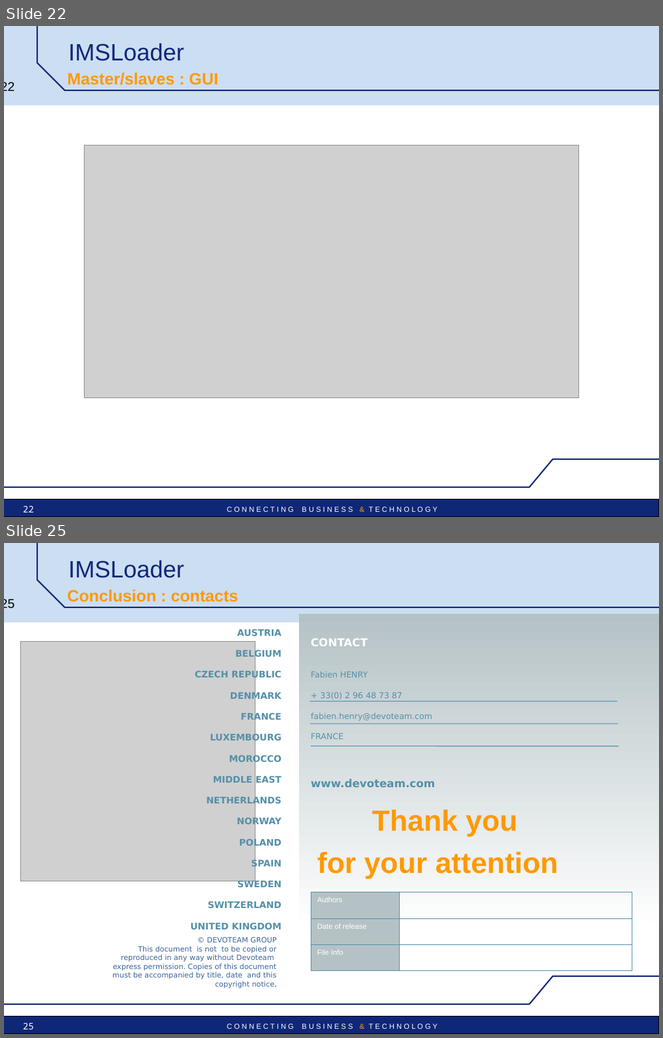
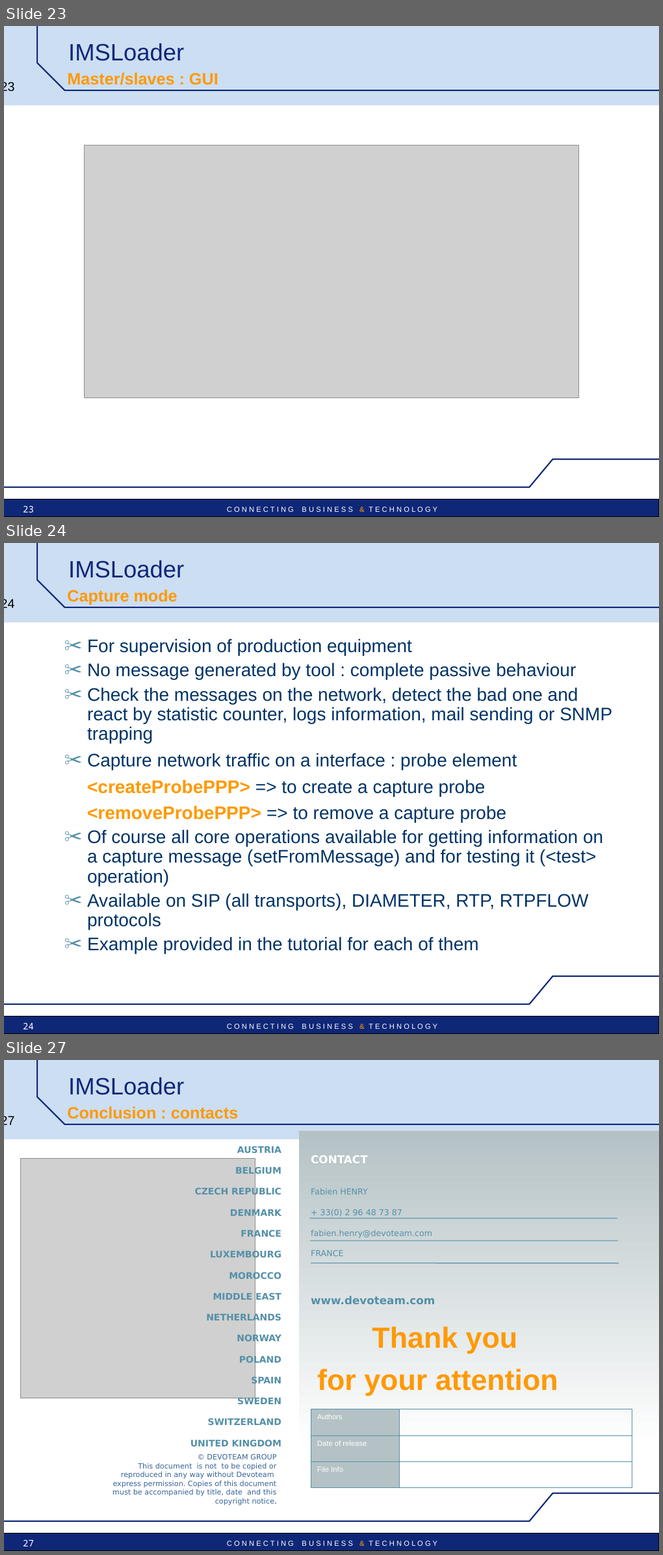
Before and after one commit to satishghiwari/mts-project, a slide deck: doc/IMSLoader-Pres-technical.ppt. Shown one above the other, each under a label of ours: slides 22 and 25 before the commit, slides 23, 24 and 27 after it; the slides between them are not shown. The pictures are 663x1038 and 663x1555 pixels, drawn with LibreOffice and Linux fonts; fonts in the diff are those of the drawing; grey boxes stand for pictures; background and template pictures are left out. Boxes give left, top, right and bottom in pixels: in the first picture for what was removed or moved away, otherwise in the second. Text is boxed around its words. In the diff, an @@ line names an element or a change of style, - is before the commit and + after.

```diff
--- a/doc/IMSLoader-Pres-technical.ppt
+++ b/doc/IMSLoader-Pres-technical.ppt
@@ slide 24 added at (4,543,659,1034), background #FFFFFF; not listed: 6 template elements that a slide beside it also shows @@
@@ title added at (68,560,184,578), 26 pt, text #0F2777 @@
+IMSLoader
@@ text added at (67,589,178,605), 18 pt, text #FF9900, bold @@
+Capture mode
@@ text added at (87,639,612,954), 20 pt, text #003366 @@
+✂ For supervision of production equipment
+✂ No message generated by tool : complete passive behaviour
+✂ Check the messages on the network, detect the bad one and react by statistic counter, logs information, mail sending or SNMP trapping
+✂ Capture network traffic on a interface : probe element
+<createProbePPP> => to create a capture probe
+<removeProbePPP> => to remove a capture probe
+✂ Of course all core operations available for getting information on a capture message (setFromMessage) and for testing it (<test> operation)
+✂ Available on SIP (all transports), DIAMETER, RTP, RTPFLOW protocols
+✂ Example provided in the tutorial for each of them
@@ page number added at (23,1023,34,1030), 10 pt, text #FFFFFF @@
+24
@@ what was slide 22 is now slide 23 @@
@@ page number at (4,82,15,92): text changed @@
-22
+23
@@ page number at (23,506,34,513): text changed @@
-22
+23
@@ what was slide 25 is now slide 27 @@
@@ page number at (4,1116,15,1125): text changed @@
-25
+27
@@ page number at (23,1540,34,1547): text changed @@
-25
+27
```
Also in this commit, not shown: 4 slides changed, 1 other slide added.
